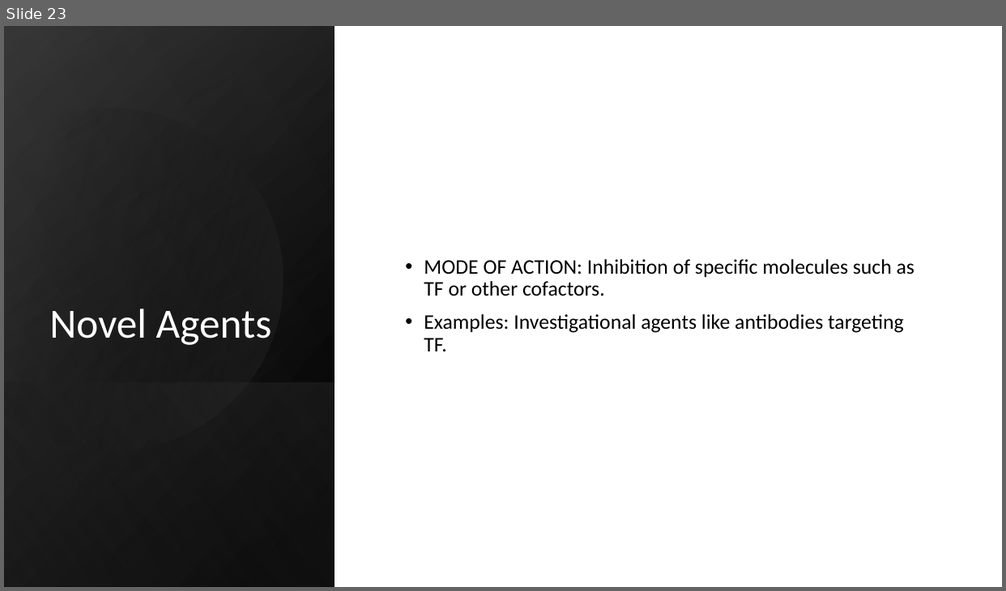
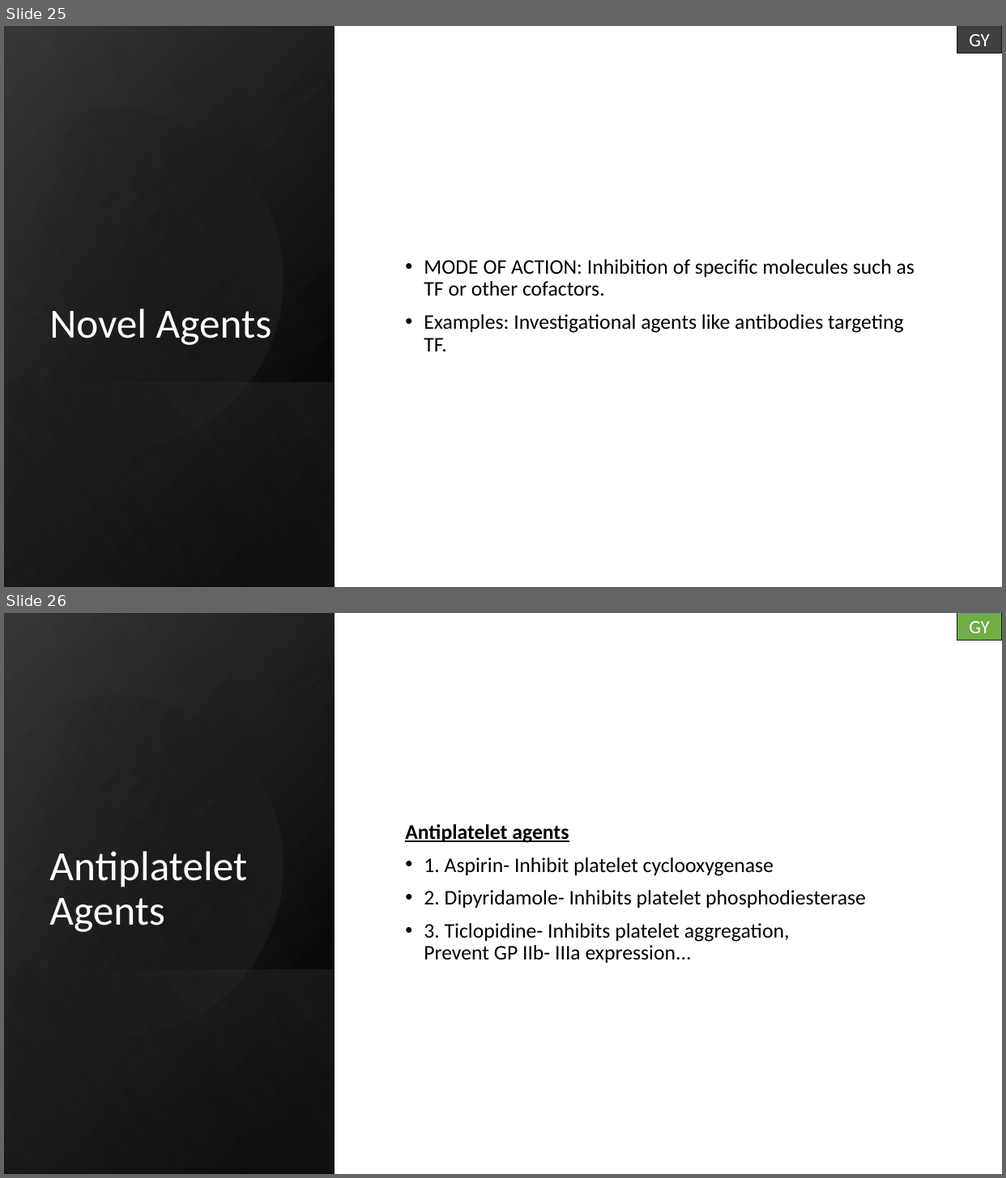
Before and after one commit to RubixStars/RubixTeam, a slide deck: seminar.pptx. Shown one above the other, each under a label of ours: slide 23 before the commit, slides 25 and 26 after it. The pictures are 1006x591 and 1006x1178 pixels, drawn with LibreOffice and Linux fonts; fonts in the diff are those of the drawing. Boxes give left, top, right and bottom in pixels: in the first picture for what was removed or moved away, otherwise in the second. Text is boxed around its words. In the diff, an @@ line names an element or a change of style, - is before the commit and + after.

```diff
--- a/seminar.pptx
+++ b/seminar.pptx
@@ slide 26 added at bbox=[4, 613, 1002, 1174], background #FFFFFF @@
@@ rectangle added at bbox=[4, 613, 1002, 1174], fill #FFFFFF @@
@@ rectangle added at bbox=[4, 613, 335, 1174], fill gradient #000000 to #2F2F2F @@
@@ rectangle added at bbox=[4, 614, 335, 1174], fill gradient #000000 to #3F3F3F @@
@@ rectangle added at bbox=[4, 613, 335, 1174], fill gradient #000000 to #8C8C8C @@
@@ rectangle added at bbox=[957, 613, 1002, 641], fill #70AD47, outline #1C1C1C 1 pt, 18 pt, text #FFFFFF @@
+GY
@@ freeform shape added at bbox=[4, 655, 324, 1072], fill gradient #000000 to #3F3F3F @@
@@ text added at bbox=[405, 824, 866, 963], 20 pt, text #000000 @@
+Antiplatelet agents
+• 1. Aspirin- Inhibit platelet cyclooxygenase
+• 2. Dipyridamole- Inhibits platelet phosphodiesterase
+• 3. Ticlopidine- Inhibits platelet aggregation,
+  Prevent GP IIb- IIIa expression...
@@ title added at bbox=[49, 851, 247, 932], 40 pt, text #FFFFFF @@
+Antiplatelet Agents
@@ rectangle added at bbox=[4, 969, 335, 1174], fill gradient #3F3F3F to #000000 @@
@@ what was slide 23 is now slide 25 @@
@@ slide 25 changed as well @@
@@ rectangle added at bbox=[957, 26, 1002, 54], fill #3F3F3F, outline #1C1C1C 1 pt, 18 pt, text #FFFFFF @@
+GY
```
Also in this commit, not shown: 21 other slides changed, 4 other slides added, 2 slides removed.
